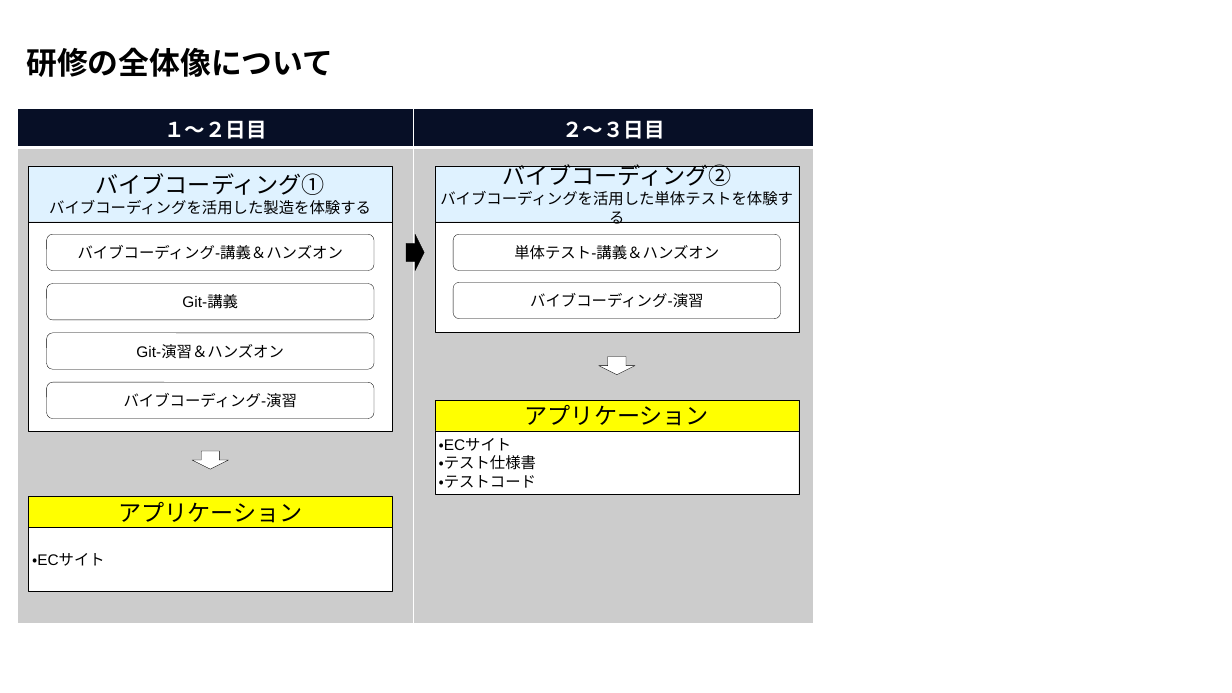
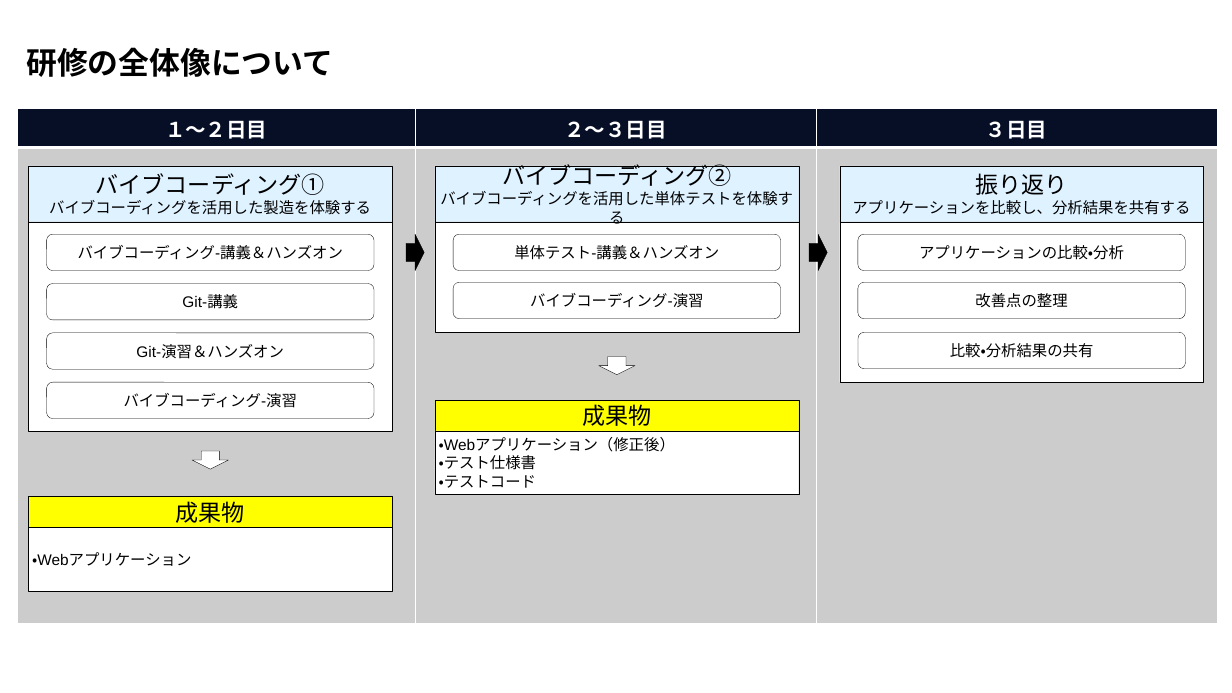
Before and after one commit to nishida2073/ai_navive, a slide deck: slide 2 of 00_オリエンテーション/【AI Native研修-バイブコーディング】研修の概要.pptx. Drawn at 1232x693 pixels with LibreOffice and Linux fonts; fonts in the diff are those of the drawing. Boxes give left, top, right and bottom in pixels: in the first picture for what was removed or moved away, otherwise in the second. Text is boxed around its words. In the diff, an @@ line names an element or a change of style, - is before the commit and + after.

```diff
--- a/00_オリエンテーション/【AI Native研修-バイブコーディング】研修の概要.pptx
+++ b/00_オリエンテーション/【AI Native研修-バイブコーディング】研修の概要.pptx
@@ table at (18, 109, 1217, 622) @@
+column 3: ３日目 | 
@@ table: place and size @@
-table at (18, 109, 814, 622)
+table at (18, 109, 1217, 622)
@@ rectangle added at (840, 166, 1204, 222), fill #DFF2FF, outline #000000 0.25 pt, 12 pt, text #000000 @@
+振り返り
+アプリケーションを比較し、分析結果を共有する
@@ down arrow added at (809, 234, 828, 270), fill #000000, outline #000000 0.25 pt @@
@@ rectangle added at (840, 222, 1204, 382), fill #FFFFFF, outline #000000 0.25 pt @@
@@ rounded rectangle added at (859, 235, 1186, 271), fill #FFFFFF, outline #000000 0.25 pt, 12 pt, text #000000 @@
+アプリケーションの比較・分析
@@ rounded rectangle added at (859, 283, 1186, 319), fill #FFFFFF, outline #000000 0.25 pt, 12 pt, text #000000 @@
+改善点の整理
@@ rounded rectangle added at (859, 333, 1186, 369), fill #FFFFFF, outline #000000 0.25 pt, 12 pt, text #000000 @@
+比較・分析結果の共有
@@ text in rectangle at (582, 404, 651, 426): text changed @@
-アプリケーション
+成果物
@@ text in rectangle at (439, 437, 675, 452): text changed @@
-・ECサイト
+・Webアプリケーション（修正後）
@@ text in rectangle at (176, 501, 245, 523): text changed @@
-アプリケーション
+成果物
@@ text in rectangle at (32, 552, 191, 566): text changed @@
-・ECサイト
+・Webアプリケーション
```
Also in this commit, not shown: 2 other slides changed, 1 slide added, 2 other files.
